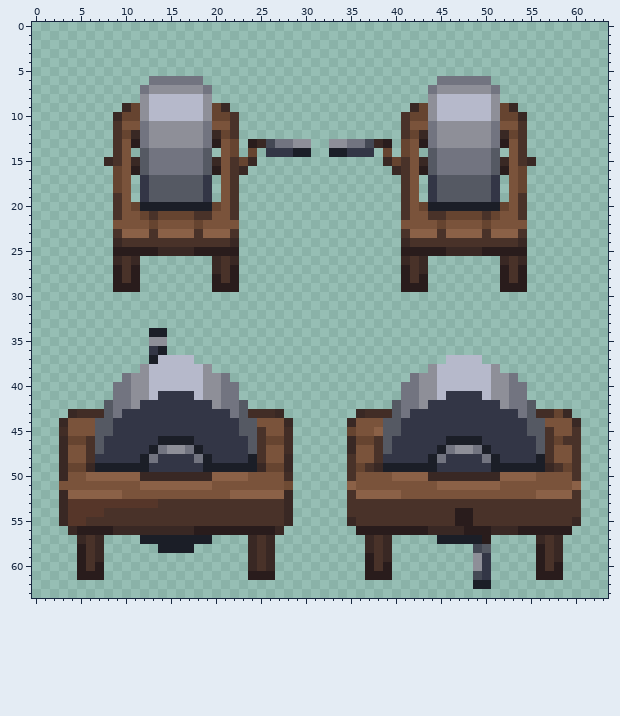
Two versions of one pixel-art sprite, Resources/Textures/_CP14/Structures/Specific/Blacksmith/sharpening_stone.rsi/base.png. Above, as it was before the edit.
The file is 64x64 pixels. Colours within 5 levels of each other are drawn and written as one.
Once edited:
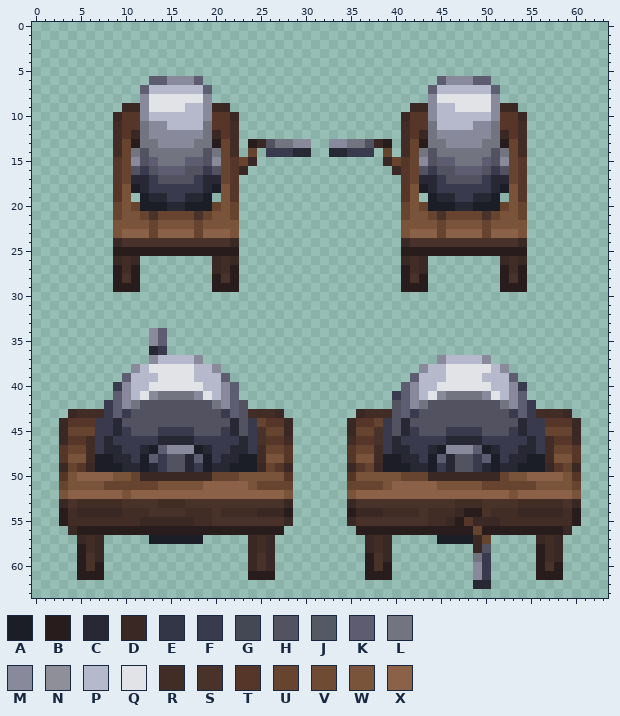
Palette (. is transparent): A #1b1e27  B #291c1c  C #272833  D #392824  E #333646  F #393a4d  G #444854  H #535261  J #555963  K #5d5c70  L #727480  M #88899a  N #8e8f98  P #b6b9cb  Q #e1e3e7  R #422d26  S #493229  T #563629  U #664430  V #6f4b34  W #7a533b  X #8b6147
What changed:
@@ x 0..63 @@
  5 ................................................................
- 6 .............LLLLLL..........................LLLLLL.............
- 7 ............LNNNNNNL........................LNNNNNNL............
- 8 ............NPPPPPPN........................NPPPPPPN............
- 9 ..........DUNPPPPPPNUD....................DUNPPPPPPNUD..........
-10 .........DUUNPPPPPPNUUS..................SUUNPPPPPPNUUD.........
-11 .........SWWLNNNNNNLWWS..................SWWLNNNNNNLWWS.........
-12 .........SUDLNNNNNNLDUS..................SUDLNNNNNNLDUS.........
-13 .........SWBLNNNNNNLBWU.BDGLLNN..NNLLGDB.UWBLNNNNNNLBWS.........
-14 .........SW.JLLLLLLJ.WU.U.EEEAA..AAEEE.U.UW.JLLLLLLJ.WS.........
-15 ........DSWDJLLLLLLJDWSUD..............DUSWDJLLLLLLJDWSD........
-16 .........UWBJLLLLLLJBWSD................DSWBJLLLLLLJBWU.........
-17 .........UW.EJJJJJJE.WS..................SW.EJJJJJJE.WU.........
-18 .........UW.EJJJJJJE.WS..................SW.EJJJJJJE.WU.........
-19 .........SW.EJJJJJJE.WS..................SW.EJJJJJJE.WS.........
-20 .........SWUAAAAAAAAUWS..................SWUAAAAAAAAUWS.........
-21 .........SWWUSUUUUSSWWS..................SWWSSUUUUSUWWS.........
+ 6 .............KKMMMK..........................KMMMKK.............
+ 7 ............KPPPPPPK........................KPPPPPPK............
+ 8 ............MQQQQQQM........................MQQQQQQM............
+ 9 ..........DDMQQQQPPMDD....................DDMPPQQQQMDD..........
+10 .........DTTMPPPPPPMTTD..................DTTMPPPPPPMTTD.........
+11 .........RTTLMMPPPPLTTR..................RTTLPPPPMMLTTR.........
+12 .........RTDLMMMMMMLDTR..................RTDLMMMMMMLDTR.........
+13 .........RUBLLMMMMLLBUR.BDHLLMM..MMLLHDB.RUBLLMMMMLLBUR.........
+14 .........RULHLLLLLLHLUR.U.FFFCC..CCFFF.U.RULHLLLLLLHLUR.........
+15 .........TUMHKLLLKKHMUTUD..............DUTUMHKKLLLKHMUT.........
+16 .........TUHFHKKKHHFHUTD................DTUHFHHKKKHFHUT.........
+17 .........TUCCFHHHHFCCUT..................TUCCFHHHHFCCUT.........
+18 .........TWACFFFFFFCAWT..................TWACFFFFFFCAWT.........
+19 .........TW.ACCFFCCA.WT..................TW.ACCFFCCA.WT.........
+20 .........UWUAAACCAAAUWU..................UWUAAACCAAAUWU.........
+21 .........UWWUSUUUUSUWWU..................UWWUSUUUUSUWWU.........
 22 .........WWWWUWWWWUWWWW..................WWWWUWWWWUWWWW.........
-23 .........SXXXSXXXXSXXXS..................SXXXSXXXXSXXXS.........
+23 .........WXXXUXXXXUXXXW..................WXXXUXXXXUXXXW.........
 24 .........DSSSSSSSSSSSSD..................DSSSSSSSSSSSSD.........
-25 .........BBBBBDDDDBBBBB..................BBBBBDDDDBBBBB.........
-26 .........DSD........DSD..................DSD........DSD.........
-27 .........BSB........DSB..................BSD........BSB.........
+25 .........BBBBBBBBBBBBBB..................BBBBBBBBBBBBBB.........
+26 .........DRD........DRD..................DRD........DRD.........
+27 .........BRB........DRB..................BRD........BRB.........
 28 .........BSB........BSB..................BSB........BSB.........
@@ x 0..63 @@
 33 ................................................................
-34 .............AA.................................................
-35 .............NN.................................................
-36 .............EA.................................................
-37 .............APPPP............................PPPP..............
-38 ............NPPPPPPN........................NPPPPPPN............
-39 ..........LNNPPPPPPNNL....................LNNPPPPPPNNL..........
-40 .........LLNNPPPPPPNNLL..................LLNNPPPPPPNNLL.........
-41 .........LLNNPEEEEPNNLL..................LLNNPEEEEPNNLL.........
-42 ........JLLNEEEEEEEENLLJ................JLLNEEEEEEEENLLJ........
-43 ....DRRRJLEEEEEEEEEEEELJRRRD........DRRRJLEEEEEEEEEEEELJRRUD....
-44 ...DWWWJJEEEEEEEEEEEEEEJJWWWD......DWWWJJEEEEEEEEEEEEEEJJWWWD...
-45 ...RWWWJJEEEEEEEEEEEEEEJJSWWR......UWWXJJEEEEEEEEEEEEEEJJSWWS...
-46 ...DUUSJEEEEEEAAAAEEEEEEJSUUR......DUUSJEEEEEEAAAAEEEEEEJSUSS...
-47 ...DWWSJEEEEEALNNLAEEEEEJSWWR......DWWSJEEEEEALNNLAEEEEEJSWWS...
-48 ...DWWSEEEEEALEEEELAEEEEASWWD......SWWSEEEEEALEEEELAEEEEASWWS...
-49 ...DUUDAAAAAAEEEEEEAAAAAADUUD......SUSDAAAAAAEEEEEEAAAAAADSUS...
-50 ...DWWXXXXXXDDDDDDDDXXXXWWWWR......SWWWWXXXXDDDDDDDDXXXXWWWWS...
-51 ...WWWWWWWWWXXXXXXXXWWWWWWWWV......XWWWWWWWWWXXXXXXXWWWWWWWWX...
-52 ...DXXXXXXWWWWWWWWWWWWXXXXXXD......SXXXXXWWWWWWWWWWWWWWWXXXXS...
-53 ...DTTTTTTTTTTSSSSSSSSSSSSSSD......SSSSSSSSSSSSSSSSSSSSSSSSSS...
-54 ...DTTTTSSSSSSSSSSSSSSSSSSSSD......SSSSSSSSSSSSBBSSSSSSSSSSSS...
-55 ...DTTSSSSSSSSSSSSSSSSSSSSSSD......DSSSSSSSSSSSBBSSSSSSSSSSSD...
-56 ....DBBBBDDDDDDDDDBBBBBBBBBD........BBBBBBBBDDDDBBBDDDBBBBBB....
-57 .....DSD....AAAAAAAA....DSD..........DSD.....AAAAAB.....DSD.....
-58 .....BSD......AAAA......DSD..........DSD.........GJ.....BSD.....
-59 .....BSD................DSD..........BSD.........NE.....BSD.....
-60 .....BSB................DSD..........BSB.........NE.....BSB.....
-61 .....BBB................BBB..........BBB.........GE.....BBB.....
-62 .................................................AA.............
+34 .............MK.................................................
+35 .............MK.................................................
+36 .............CF.................................................
+37 .............MPPPPM..........................MPPPPM.............
+38 ...........MPQQQQQPPM......................MPPQQQQQPM...........
+39 ..........KPPPQQQQPPPK....................KPPPQQQQPPPK..........
+40 .........FMPPQQQQQQPPMK..................KMPPQQQQQQPPMF.........
+41 .........KMPQMLLLLMQPMK.................FKMPQMLLLLMQPMK.........
+42 ........FKMLHHHHHHHHLMKH................HKMLHHHHHHHHLMKF........
+43 ....DRRRFKFHHHHHHHHHHFKHRRRD........DRRRHKFHHHHHHHHHHFKFRRRD....
+44 ...DTTTFFCHHHHHHHHHHHHCHFUTTD......DTTUFHCHHHHHHHHHHHHCFFTTTD...
+45 ...DUUUFFCFHHHFFFFHHHFCHFSUUD......DUUSFHCFHHHFFFFHHHFCFFUUUD...
+46 ...DTTRFCFFFFFCCCCFFFFFCFSTTR......RTTSFCFFFFFCCCCFFFFFCFRTTD...
+47 ...TUURFCCFFCAKMMMACFFCCFRUUT......TUURFCCFFCAMMMKACFFCCFRUUT...
+48 ...TWWRAACCFAKFHHCKAFCCAARWWT......TWWRAACCFAKCHHFKAFCCAARWWT...
+49 ...DUTDAAACCACFHHCFACCAAADUTD......DTUDAAACCAFCHHFCACCAAADTUD...
+50 ...TWXXXXWWUDDDDDDDDUUUWWWWWT......TWWWWWUUUDDDDDDDDUWWXXXXWT...
+51 ...UWWWWUUUUUUWWWWWXXXXXWUUUU......UUUUWXXXXXWWWWWUUUUUUWWWWU...
+52 ...WXXXXXXWXXXXXXXXXXXXXXXXXW......WXXXXXXXXXXXXXXXXXWXXXXXXW...
+53 ...DSRRRRRSSSSRRRSSSSSSSSSSSD......DSSSSSSSSSSSRRRSSSSRRRRRSD...
+54 ...BRDDDDDRRRSSSSRRRSRRRRDDDB......BDDDRRRRSRRRDBBSRRRDDDDDRB...
+55 ...BRRRRRRRRDDDDDDRRSSSSSSSSD......DSSSSSSSSRRDBTDDDRRRRRRRRB...
+56 ....DBBBBBBBBBBBBBBBBBBBBBBB........BBBBBBBBBBBBBUBBBBBBBBBD....
+57 .....DRD.....AAAAAA.....DRD..........DRD.....AAAADU.....DRD.....
+58 .....BRD................DRD..........DRD.........DH.....BRD.....
+59 .....BSD................DSD..........BSD.........LF.....BRD.....
+60 .....BSB................DSD..........BSB.........MF.....BSB.....
+61 .....BBB................BBB..........BBB.........MF.....BBB.....
+62 .................................................CC.............
 63 ................................................................
Boxes around the changes in both pictures, in picture pixels (x1, y1, x2, y2):
changed: (104, 76, 536, 274)
changed: (59, 328, 293, 553)
changed: (347, 355, 581, 589)
